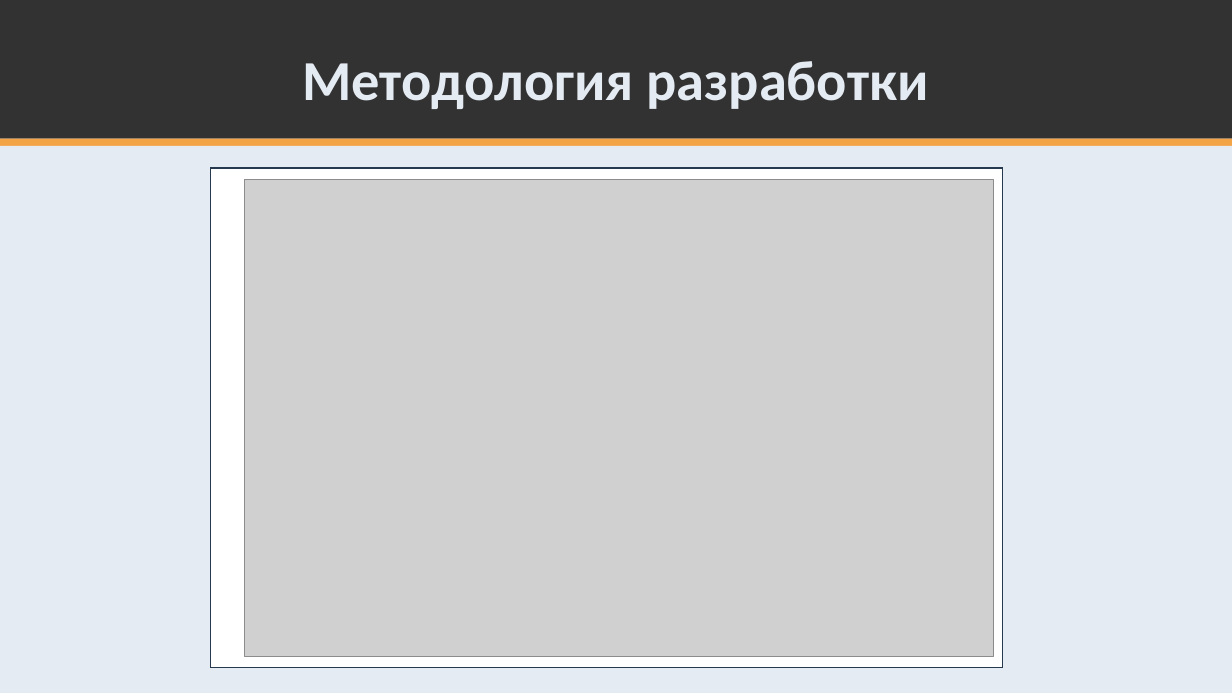
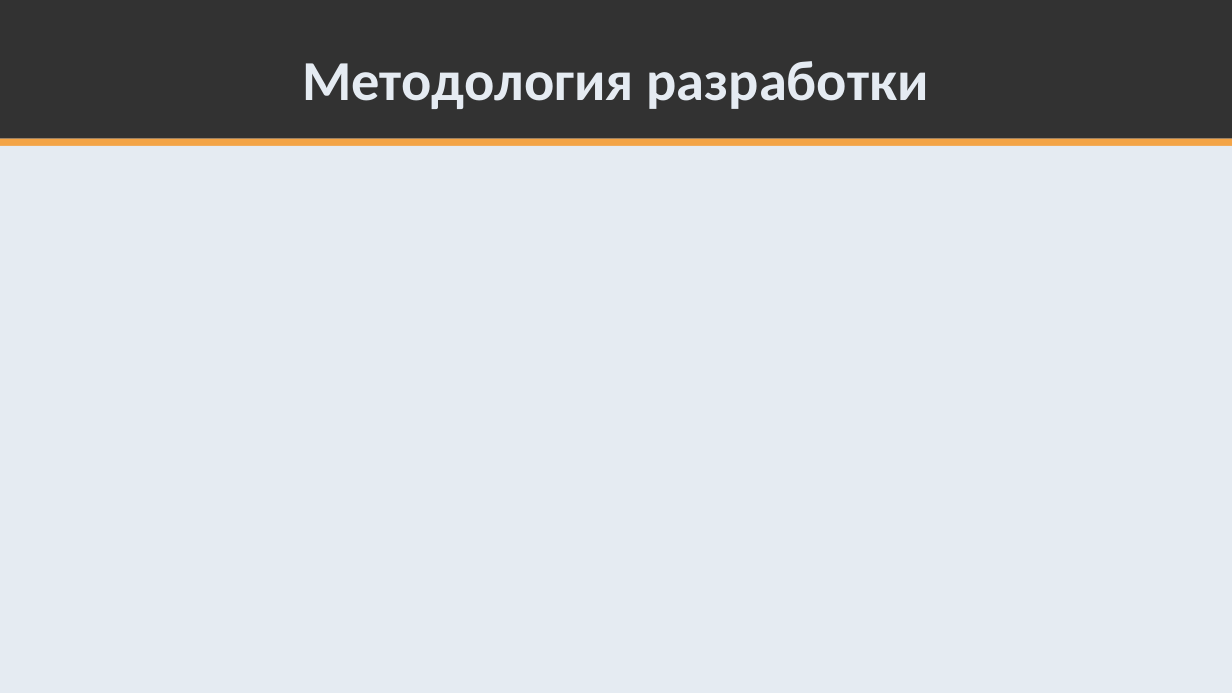
Before and after one commit to K224/TPKS, a slide deck: slide 4 of k224-docs/Presentazia_21_relis.pptx. Drawn at 1232x693 pixels with LibreOffice and Linux fonts; fonts in the diff are those of the drawing; grey boxes stand for pictures. Boxes give left, top, right and bottom in pixels: in the first picture for what was removed or moved away, otherwise in the second. Text is boxed around its words. In the diff, an @@ line names an element or a change of style, - is before the commit and + after.

```diff
--- a/k224-docs/Presentazia_21_relis.pptx
+++ b/k224-docs/Presentazia_21_relis.pptx
@@ rectangle removed at <box>211,168,1003,668</box> @@
@@ picture removed at <box>245,179,994,657</box> @@
```
Also in this commit, not shown: 11 other slides changed, 4 slides added, 2 slides removed.
